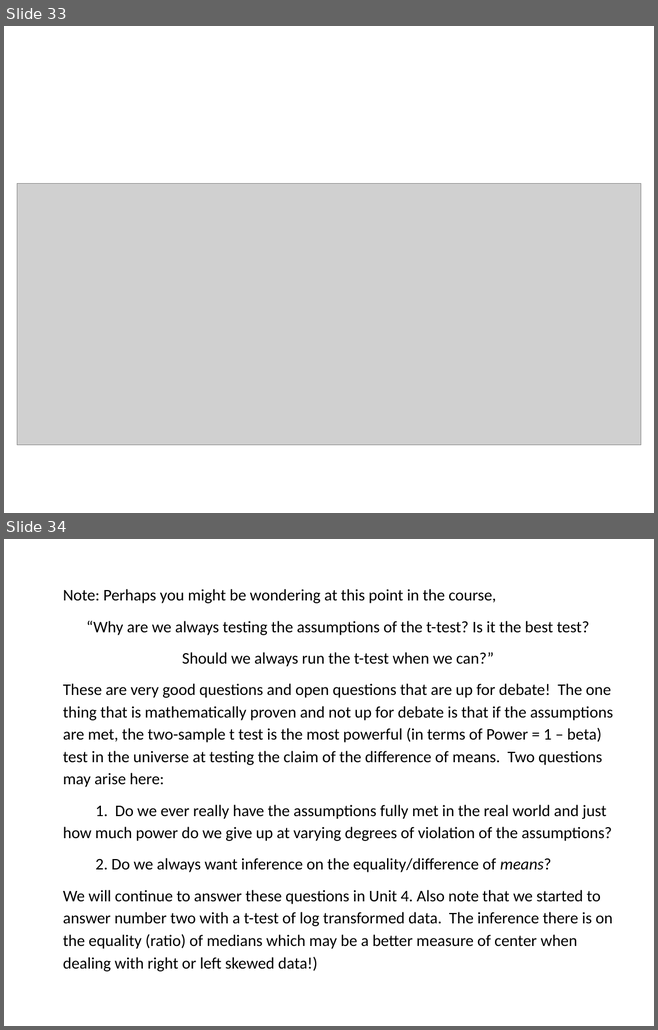
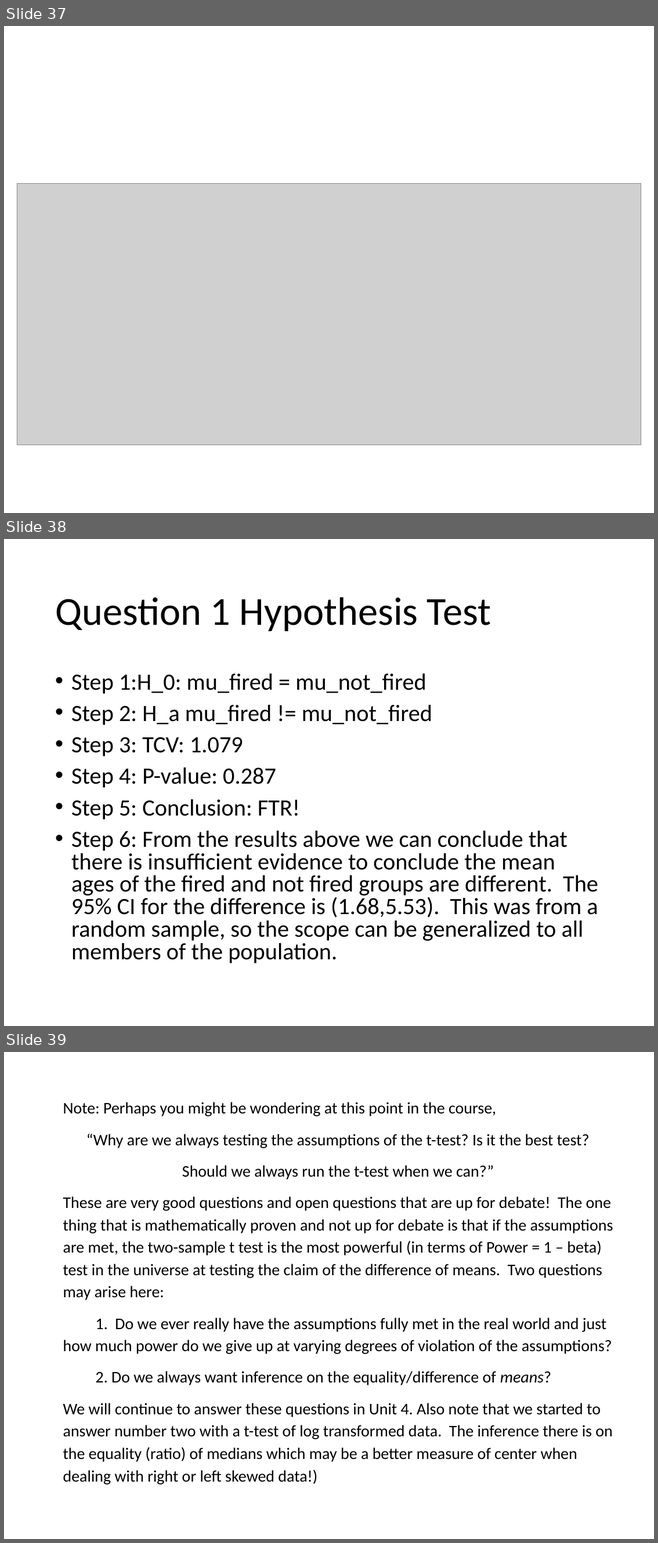
Before and after one commit to bgoodwinSMU/MSDS6371, a slide deck: Unit3/Ben_goodwin_live_Session_3.pptx. Shown one above the other, each under a label of ours: slides 33 and 34 before the commit, slides 37, 38 and 39 after it. The pictures are 658x1030 and 658x1543 pixels, drawn with LibreOffice and Linux fonts; fonts in the diff are those of the drawing; grey boxes stand for pictures. Boxes give left, top, right and bottom in pixels: in the first picture for what was removed or moved away, otherwise in the second. Text is boxed around its words. In the diff, an @@ line names an element or a change of style, - is before the commit and + after.

```diff
--- a/Unit3/Ben_goodwin_live_Session_3.pptx
+++ b/Unit3/Ben_goodwin_live_Session_3.pptx
@@ slide 38 added at box(4, 539, 654, 1026), background #FFFFFF @@
@@ title added at box(55, 597, 491, 631), 44 pt, text #000000 @@
+Question 1 Hypothesis Test
@@ text added at box(71, 674, 598, 964), 25.9 pt, text #000000 @@
+• Step 1:H_0: mu_fired = mu_not_fired
+• Step 2: H_a mu_fired != mu_not_fired
+• Step 3: TCV: 1.079
+• Step 4: P-value: 0.287
+• Step 5: Conclusion: FTR!
+• Step 6: From the results above we can conclude that there is insufficient evidence to conclude the mean ages of the fired and not fired groups are different. The 95% CI for the difference is (1.68,5.53). This was from a random sample, so the scope can be generalized to all members of the population.
@@ what was slide 33 is now slide 37 @@
@@ what was slide 34 is now slide 39 @@
```
Also in this commit, not shown: 3 slides changed, 4 other slides added.
